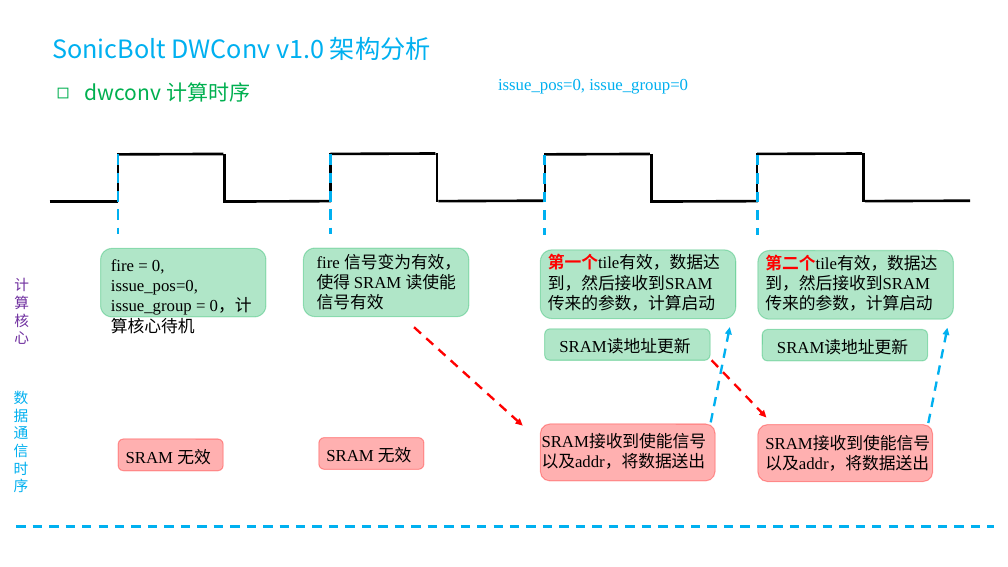
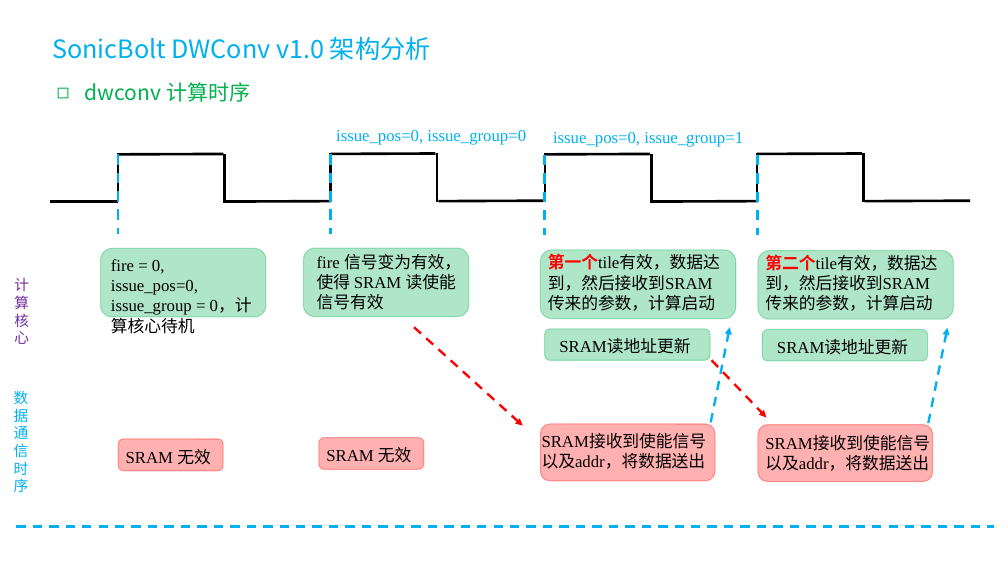
Before and after one commit to SmlCoke/2026-MST3314-SonicBolt, a slide deck: slide 51 of SonicBolt/docs/figures.pptx. Drawn at 1008x567 pixels with LibreOffice and Linux fonts; fonts in the diff are those of the drawing. Boxes give left, top, right and bottom in pixels: in the first picture for what was removed or moved away, otherwise in the second. Text is boxed around its words. In the diff, an @@ line names an element or a change of style, - is before the commit and + after.

```diff
--- a/SonicBolt/docs/figures.pptx
+++ b/SonicBolt/docs/figures.pptx
@@ text "issue_pos=0, issue_group=0": place and size @@
-text "issue_pos=0, issue_group=0" at [498,79,688,94]
+text "issue_pos=0, issue_group=0" at [336,130,526,145]
@@ text added at [553,132,743,147], 16 pt, text #00B0F0 @@
+issue_pos=0, issue_group=1
```
Also in this commit, not shown: 2 other slides changed.
